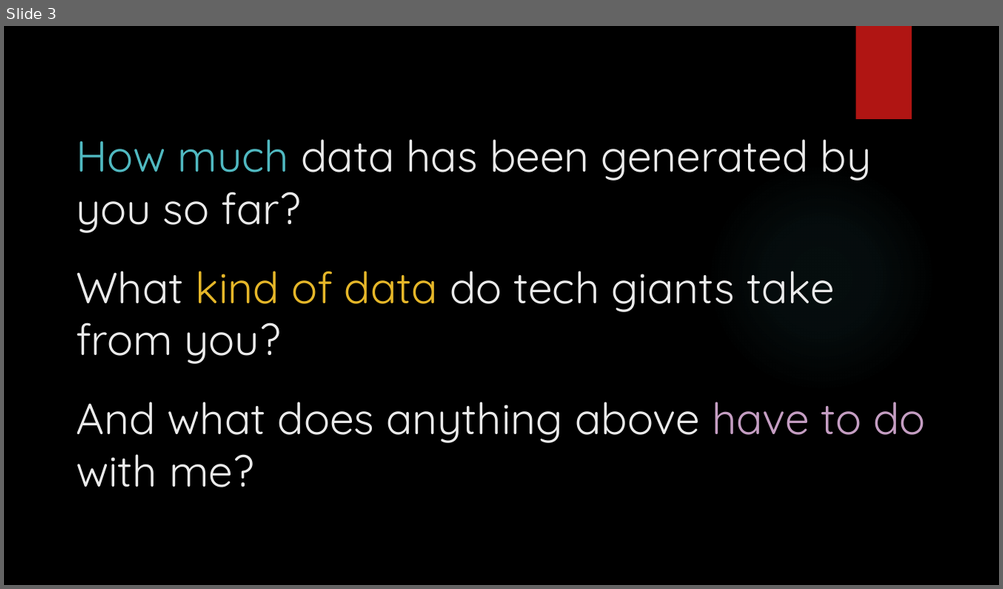
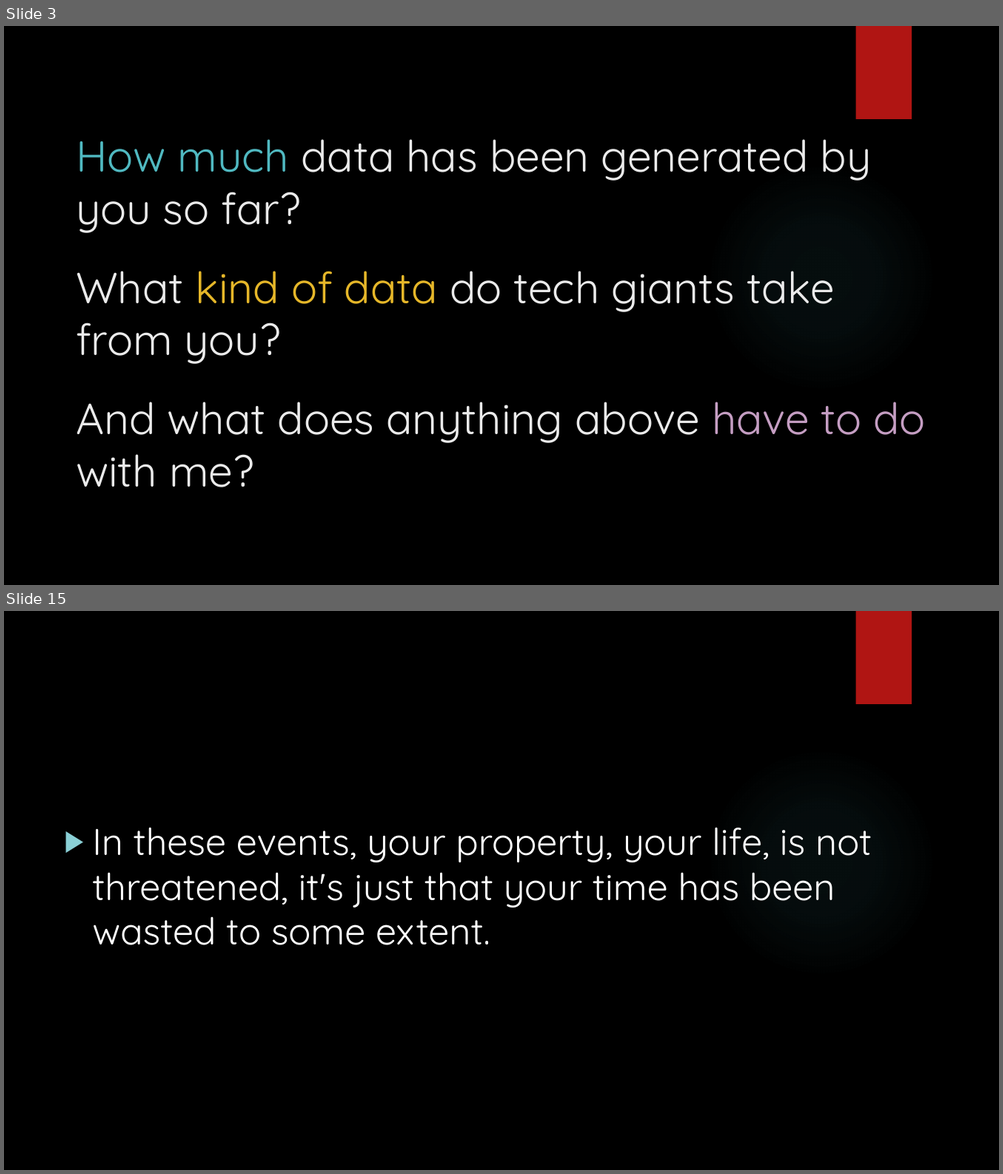
Before and after one commit to Puled/JustRandomFun, a slide deck: Privacy.pptx. Shown one above the other, each under a label of ours: slide 3 before the commit, slides 3 and 15 after it; the slides between them are not shown. The pictures are 1003x589 and 1003x1174 pixels, drawn with LibreOffice and Linux fonts; fonts in the diff are those of the drawing; background and template pictures are left out. Boxes give left, top, right and bottom in pixels: in the first picture for what was removed or moved away, otherwise in the second. Text is boxed around its words. In the diff, an @@ line names an element or a change of style, - is before the commit and + after.

```diff
--- a/Privacy.pptx
+++ b/Privacy.pptx
@@ slide 15 added at [4, 611, 999, 1170], background picture (left out); not listed: 2 template elements that a slide beside it also shows @@
@@ text added at [92, 827, 871, 945], 36 pt, text #FFFFFF @@
+▶ In these events, your property, your life, is not threatened, it's just that your time has been wasted to some extent.
```
Also in this commit, not shown: 11 slides changed, 9 other slides added.
